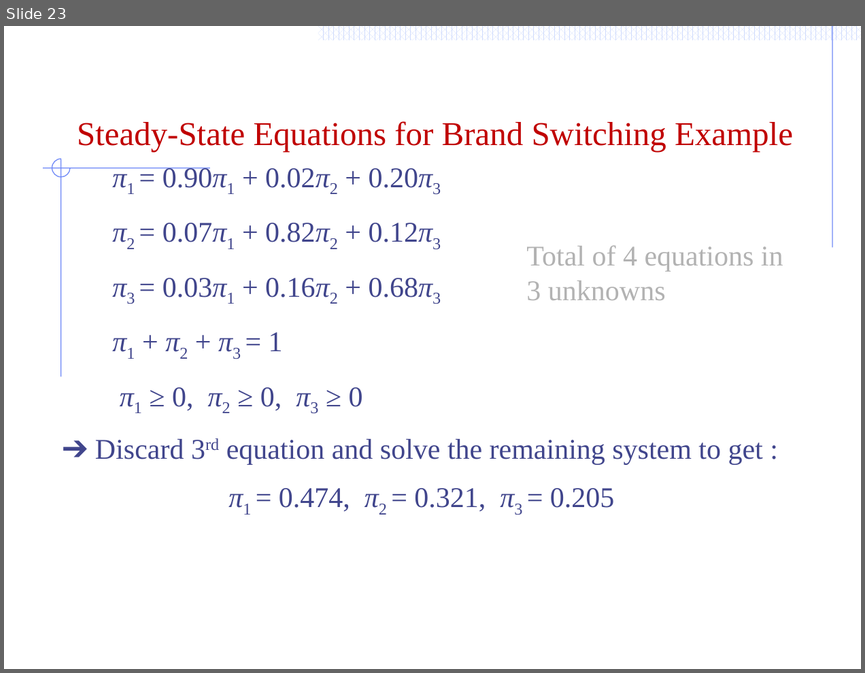
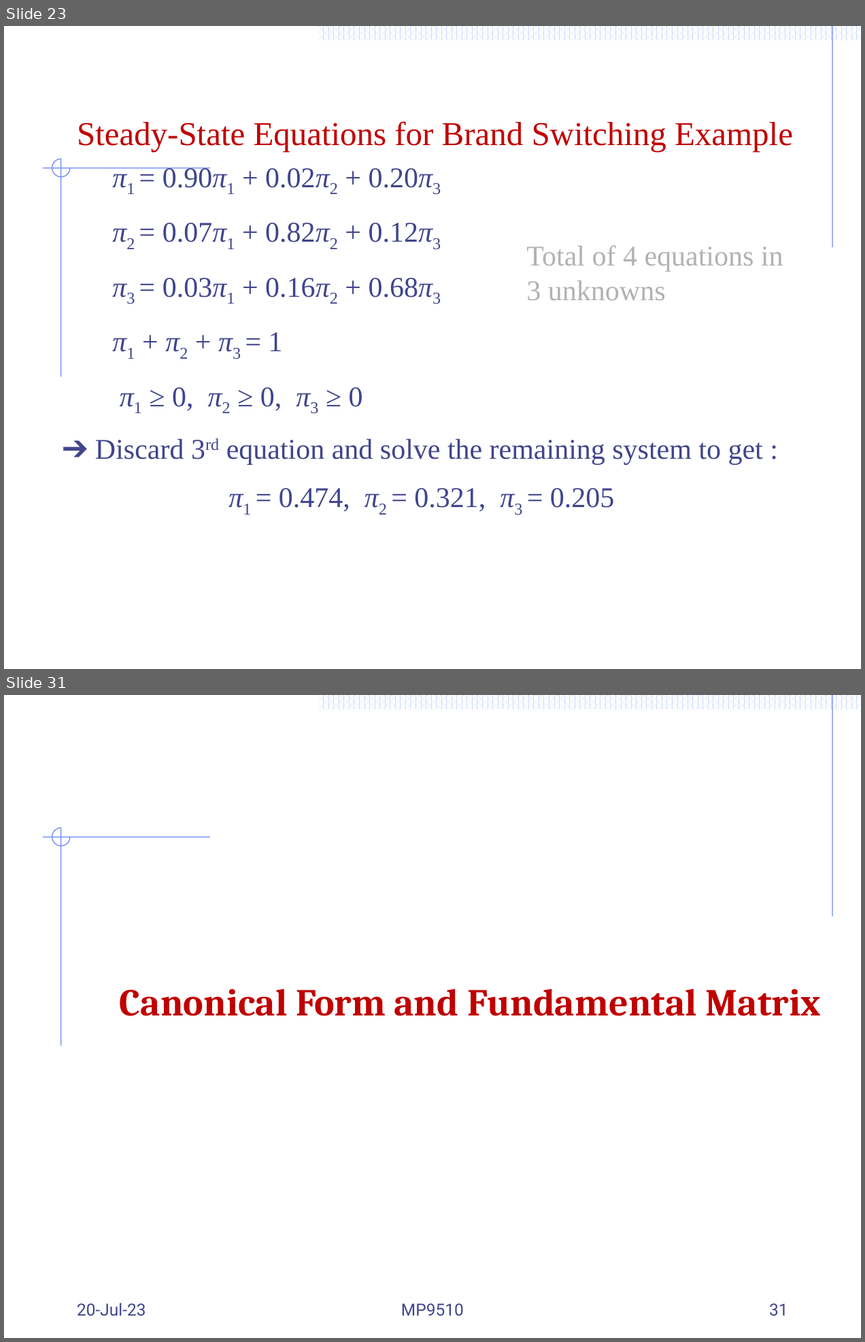
Before and after one commit to Mayooran1987/MC9510, a slide deck: Lect_3_Markov process.pptx. Shown one above the other, each under a label of ours: slide 23 before the commit, slides 23 and 31 after it; the slides between them are not shown. The pictures are 865x673 and 865x1342 pixels, drawn with LibreOffice and Linux fonts; fonts in the diff are those of the drawing. Boxes give left, top, right and bottom in pixels: in the first picture for what was removed or moved away, otherwise in the second. Text is boxed around its words. In the diff, an @@ line names an element or a change of style, - is before the commit and + after.

```diff
--- a/Lect_3_Markov process.pptx
+++ b/Lect_3_Markov process.pptx
@@ slide 31 added at bbox=[4, 695, 861, 1338], background #FFFFFF; not listed: 56 template elements that a slide beside it also shows @@
@@ text added at bbox=[120, 989, 820, 1016], 32 pt, text #C00000, bold @@
+Canonical Form and Fundamental Matrix
@@ text added at bbox=[77, 1302, 146, 1316], 14 pt, text #40458C @@
+20-Jul-23
@@ text added at bbox=[401, 1303, 464, 1316], 14 pt, text #40458C @@
+MP9510
@@ page number added at bbox=[769, 1303, 788, 1316], 14 pt, text #40458C @@
+31
```
Also in this commit, not shown: 5 slides changed, 6 other slides added.
